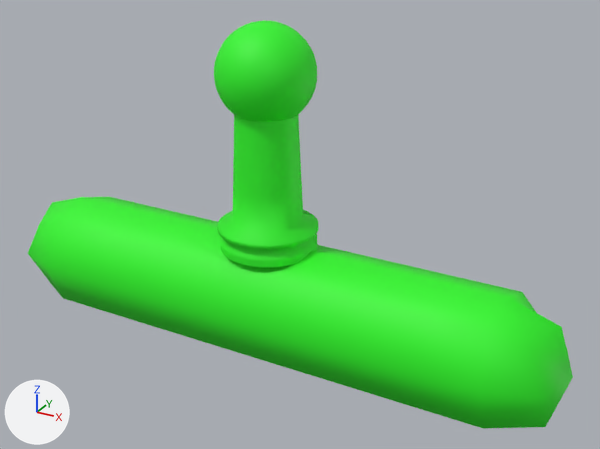
Before and after pictures for a commit that changed the COLLADA model models/greenBrush.dae.
One viewpoint serves both versions: a camera (50 mm lens) standing at (0.0809, -0.1335, 0.0731) and looking at (0.0071, 0.0007, 0.0059). Every picture has the same lights, and +X, +Y and +Z are marked at lower left. Where no turn or scale is listed for an object, it has been applied to the vertices.

The older version as bpy lines, for what is in view:
```python
me_circle_001_geometry = bpy.data.meshes.new('Circle_001-Geometry')
me_circle_001_geometry.from_pydata(...)  # 1314 vertices, 1312 faces; spans x -0.0102..0.0104, y -0.0103..0.0103, z 0.0..0.0457
me_circle_001_geometry.materials.append(mat_hand2)  # green #2df726
me_cube_001 = bpy.data.meshes.new('Cube_001')
me_cube_001.from_pydata(...)  # 90 vertices, 88 faces; spans x 0.0155..0.1417, y -0.0309..-0.0057, z -0.0673..-0.0421
me_cube_001.materials.append(mat_material_001)  # green #2ef726
ob_circle_001 = bpy.data.objects.new('Circle_001', me_circle_001_geometry)
ob_circle_001.location = (0.0, 0.0, 0.0)
ob_cube = bpy.data.objects.new('Cube', me_cube_001)
ob_cube.location = (-0.0784, 0.0177, 0.0433)
```
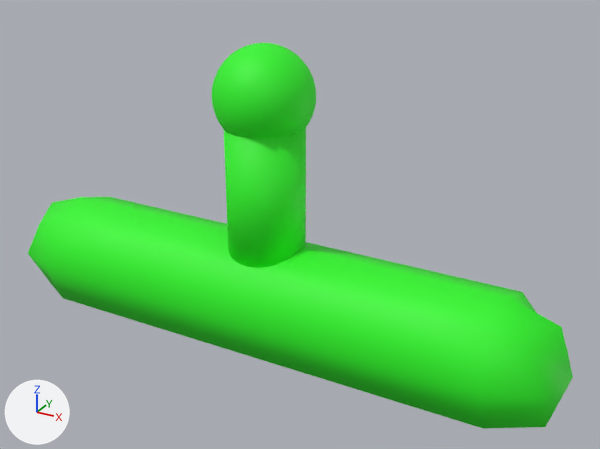
Changed parts and their boxes [x1, y1, x2, y2] in the pictures (600 x 449 px):
'Circle_001', deleted (green): before [214, 21, 318, 267]
'Cylinder', added (green): after [224, 128, 306, 268]
'Sphere', added (green): after [212, 43, 316, 138]

Edits to the bpy script that builds the scene:
```text
Add me_cylinder_009:
    me_cylinder_009.from_pydata(...)  # 102 vertices, 150 faces; spans x -0.008..0.008, y -0.008..0.008, z -0.015..0.015
    me_cylinder_009.materials.append(mat_material_001)  # green #2ef726
Add me_sphere_001:
    me_sphere_001.from_pydata(...)  # 1570 vertices, 1600 faces; spans x -0.01..0.01, y -0.01..0.01, z -0.01..0.01
    me_sphere_001.materials.append(mat_material_001)  # green #2ef726
Remove ob_circle_001:
    ob_circle_001 = bpy.data.objects.new('Circle_001', me_circle_001_geometry)
    ob_circle_001.location = (0.0, 0.0, 0.0)
Add ob_cylinder:
    ob_cylinder = bpy.data.objects.new('Cylinder', me_cylinder_009)
    ob_cylinder.location = (-0.0002, -0.0002, 0.0108)
Add ob_sphere:
    ob_sphere = bpy.data.objects.new('Sphere', me_sphere_001)
    ob_sphere.location = (-0.0003, -0.0001, 0.0315)
```
